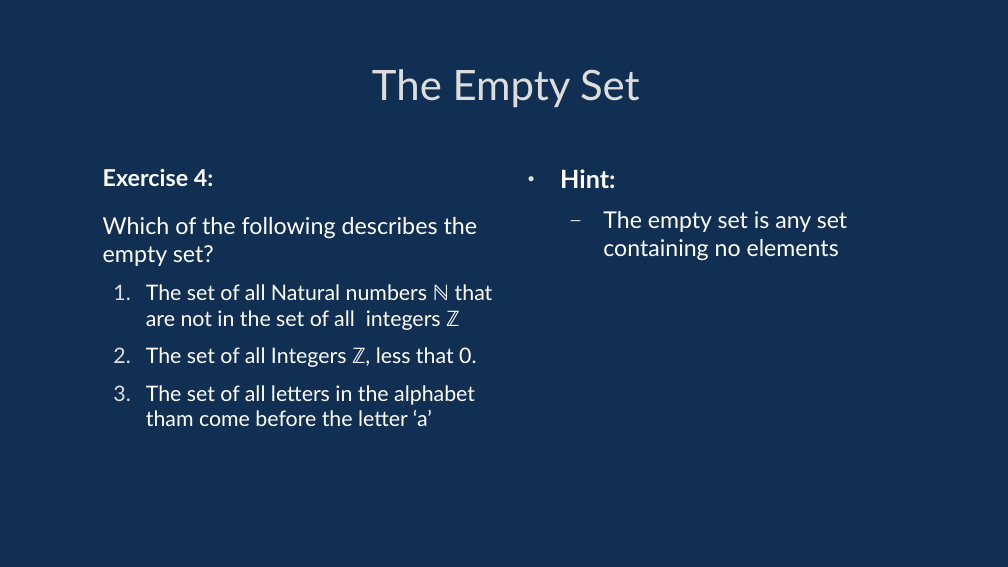
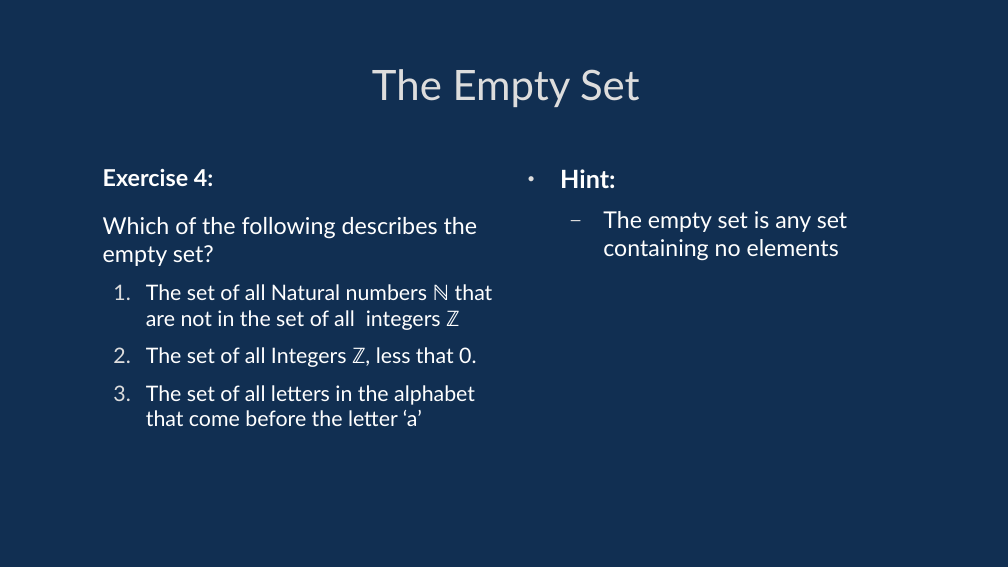
Before and after one commit to davidgundry/maths22-23, a slide deck: slide 18 of slides/maths-6-set-theory.odp. Drawn at 1008x567 pixels with LibreOffice and Linux fonts; fonts in the diff are those of the drawing. Boxes give left, top, right and bottom in pixels: in the first picture for what was removed or moved away, otherwise in the second. Text is boxed around its words. In the diff, an @@ line names an element or a change of style, - is before the commit and + after.

```diff
--- a/slides/maths-6-set-theory.odp
+++ b/slides/maths-6-set-theory.odp
@@ text at (146, 385, 475, 426): text changed @@
-  3. The set of all letters in the alphabet tham come before the letter ‘a’
+  3. The set of all letters in the alphabet that come before the letter ‘a’
```
Also in this commit, not shown: 7 other slides changed.
